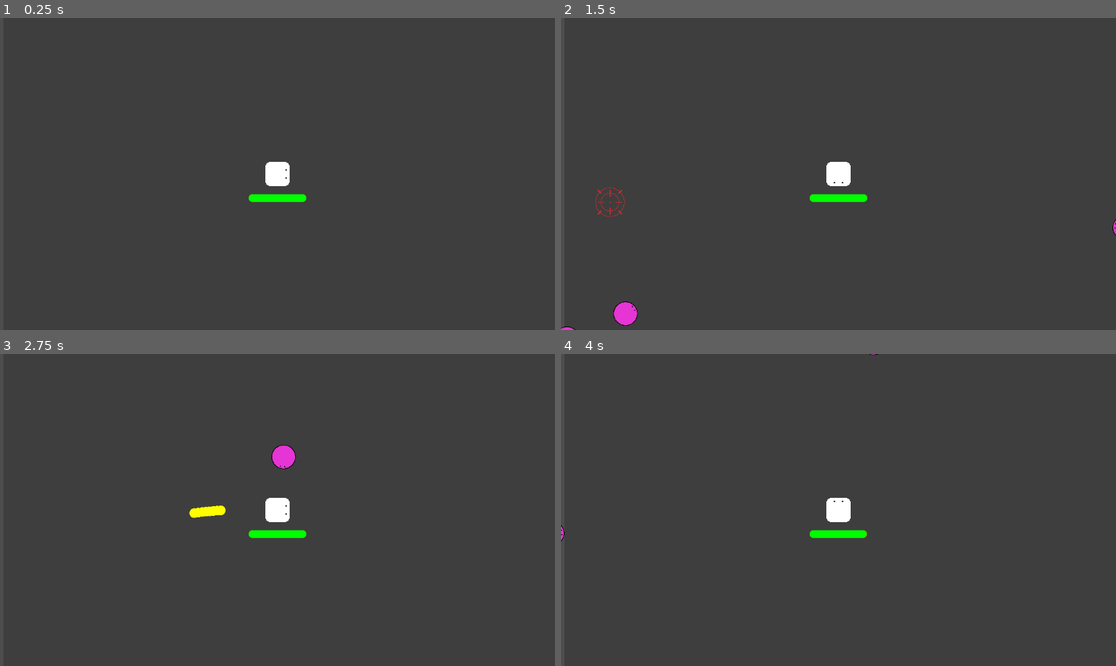
Above: before the commit, frames 1-4 (two rows, left to right).
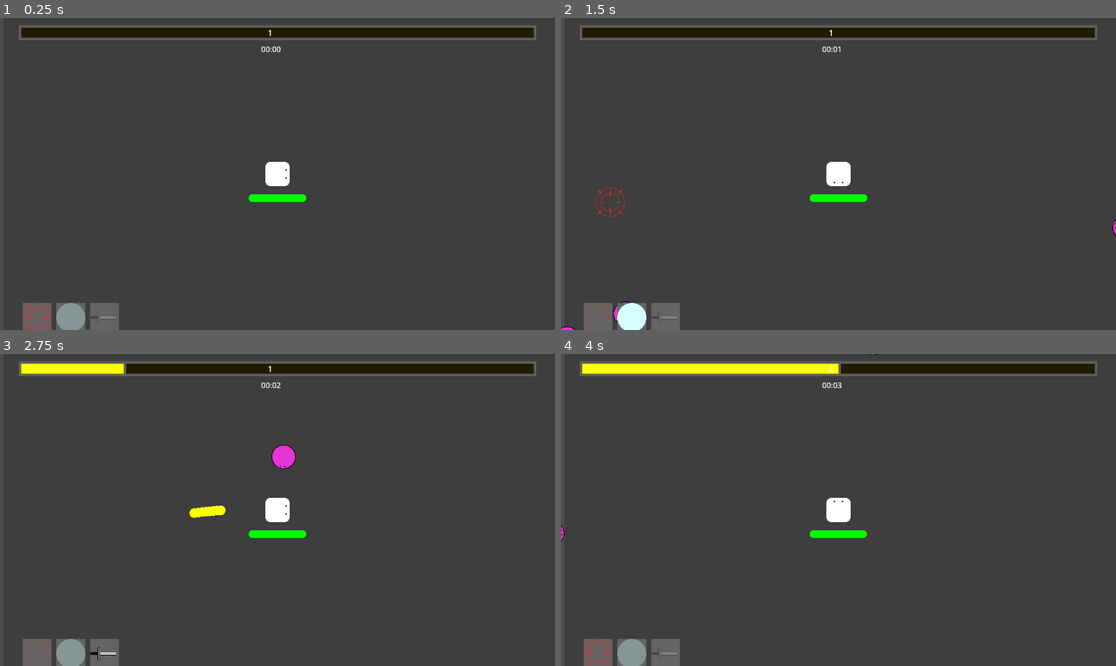
Above: after the commit, the same moments.

Repository: YamatoRyukyu/Unordered
Game: Godot game, scene res://Scenes/survive_game.tscn
Same seed, same stepped clock (60 frames per second), same inputs: the game is played once before the commit and once after it.
Inputs (mouse positions are in pixels of both pictures, inside the frame that each line leads up to):
- Up to frame 1 (0.25 s): no input
- Up to frame 2 (1.5 s): tap Enter at 0.5 s; hold Right (move_right) 0.53-1.28 s; hold Down (move_down) from 1.28 s (still down)
- Up to frame 3 (2.75 s): release Down (move_down) at 2.03 s; hold Right (move_right) from 2.03 s (still down)
- Up to frame 4 (4 s): release Right (move_right) at 2.78 s; hold Up (move_up) 2.78-3.5 s; click (838, 413) at 3.5 s

The runs differ from the first frame. In frame 1, 5.5% of the frame differs, in the area x 3-97%, y 2-100%; in frame 2, 5.5%; in frame 3, 5.6%; in frame 4, 5.6%.

Commit message:
[feature]Add EXP Bar,Timer,Action Slots

Diff:
--- a/Datas/Action_Data.gd
+++ b/Datas/Action_Data.gd
@@ -1,5 +1,6 @@
 extends Resource
 class_name ActionData
 
+@export var icon: Texture2D
 @export var name:String
 @export var action_scene:PackedScene
--- a/Scenes/ActionDatas/Bomb/Bomb.tres
+++ b/Scenes/ActionDatas/Bomb/Bomb.tres
@@ -1,10 +1,12 @@
-[gd_resource type="Resource" script_class="ActionData" load_steps=3 format=3 uid="uid://b6t61bnowwsle"]
+[gd_resource type="Resource" script_class="ActionData" load_steps=4 format=3 uid="uid://b6t61bnowwsle"]
 
 [ext_resource type="PackedScene" uid="uid://c7ip11hfvoh4k" path="res://Scenes/ActionDatas/Bomb/Bomb.tscn" id="1_kybom"]
 [ext_resource type="Script" uid="uid://cqwhybigt83k6" path="res://Datas/Action_Data.gd" id="1_o3sx8"]
+[ext_resource type="Texture2D" uid="uid://bloxfju2tp5w1" path="res://Pictures/sight.png" id="2_baep5"]
 
 [resource]
 script = ExtResource("1_o3sx8")
+icon = ExtResource("2_baep5")
 name = "Bomb"
 action_scene = ExtResource("1_kybom")
 metadata/_custom_type_script = "uid://cqwhybigt83k6"
--- a/Scenes/ActionDatas/Canon/canon.tres
+++ b/Scenes/ActionDatas/Canon/canon.tres
@@ -1,10 +1,12 @@
-[gd_resource type="Resource" script_class="ActionData" load_steps=3 format=3 uid="uid://c8176ogcufrhg"]
+[gd_resource type="Resource" script_class="ActionData" load_steps=4 format=3 uid="uid://c8176ogcufrhg"]
 
 [ext_resource type="Script" uid="uid://cqwhybigt83k6" path="res://Datas/Action_Data.gd" id="1_1rkpc"]
 [ext_resource type="PackedScene" uid="uid://cvhccbakpix24" path="res://Scenes/ActionDatas/Canon/canon.tscn" id="1_wbip4"]
+[ext_resource type="Texture2D" uid="uid://bs1jsdhapimie" path="res://Pictures/canon.png" id="2_sklxk"]
 
 [resource]
 script = ExtResource("1_1rkpc")
+icon = ExtResource("2_sklxk")
 name = "Canon"
 action_scene = ExtResource("1_wbip4")
 metadata/_custom_type_script = "uid://cqwhybigt83k6"
--- a/Scenes/ActionDatas/SwingSword/sword.tres
+++ b/Scenes/ActionDatas/SwingSword/sword.tres
@@ -1,10 +1,12 @@
-[gd_resource type="Resource" script_class="ActionData" load_steps=3 format=3 uid="uid://dw4ro12x1o3kr"]
+[gd_resource type="Resource" script_class="ActionData" load_steps=4 format=3 uid="uid://dw4ro12x1o3kr"]
 
 [ext_resource type="Script" uid="uid://cqwhybigt83k6" path="res://Datas/Action_Data.gd" id="1_hb44a"]
 [ext_resource type="PackedScene" uid="uid://c7q3e3hmm234i" path="res://Scenes/ActionDatas/SwingSword/sword.tscn" id="1_woxiv"]
+[ext_resource type="Texture2D" uid="uid://b4yrvowxye0ed" path="res://Pictures/action_sword.png" id="2_eocst"]
 
 [resource]
 script = ExtResource("1_hb44a")
+icon = ExtResource("2_eocst")
 name = "sword"
 action_scene = ExtResource("1_woxiv")
 metadata/_custom_type_script = "uid://cqwhybigt83k6"
--- a/Scenes/Player/player.gd
+++ b/Scenes/Player/player.gd
@@ -2,6 +2,7 @@
 
 signal health_depleted
 signal call_levelup_ui
+signal exp_update
 
 @export var action_resources: Array[Resource]
 @export var health: float
@@ -24,6 +25,7 @@
 	level =1
 	current_exp =0
 	exp_to_next_level =10
+	_exp_update_signal()
 
 func _physics_process(delta):
 	var direction = Input.get_vector("move_left", "move_right","move_up", "move_down")
@@ -53,13 +55,18 @@
 	level +=1
 	exp_to_next_level =level *10
 
+	_exp_update_signal()
 	call_levelup_ui.emit()
 
 func get_exp():
 	current_exp +=1
+	_exp_update_signal()
 
 	if exp_to_next_level <= current_exp:
 		level_up()
+
+func _exp_update_signal():
+	exp_update.emit(current_exp, exp_to_next_level, level)
 
 func upgrade(upgrade_type: String, upgrade_value:float):
 	buff_multiplier[upgrade_type] *= upgrade_value
--- /dev/null
+++ b/Scenes/action_slot.gd
@@ -0,0 +1,34 @@
+extends Control
+
+var player:Node2D
+@onready var slot: PackedScene = preload("res://Scenes/slot.tscn")
+
+var slot_num:int
+var last_action_index:int
+
+func _ready() -> void:
+	last_action_index =-1
+	player = get_tree().root.get_node("Game/Player")
+	slot_num = player.action_resources.size()
+	set_slot()
+
+func _process(delta: float) -> void:
+	var current_index = player.action_index
+
+	if current_index != last_action_index:
+		var current_slot: CenterContainer =$HBoxContainer.get_child(current_index)
+		current_slot.get_node("Control/Shade").visible = false
+		print(current_slot.get_node("Control/Shade").visible)
+
+		var last_slot: CenterContainer =$HBoxContainer.get_child(last_action_index)
+		last_slot.get_node("Control/Shade").visible =true
+		last_action_index = current_index
+
+func set_slot():
+	for i in range(slot_num):
+		var slot_instance = slot.instantiate()
+		var action_data: ActionData = player.action_resources[i]
+		var texture: Texture2D = action_data.icon
+
+		slot_instance.get_node("Control/Icon").texture = texture
+		$HBoxContainer.add_child(slot_instance)
--- /dev/null
+++ b/Scenes/action_slot.tscn
@@ -0,0 +1,19 @@
+[gd_scene load_steps=2 format=3 uid="uid://eo11qkw78wp1"]
+
+[ext_resource type="Script" uid="uid://d2jcex11scqqt" path="res://Scenes/action_slot.gd" id="1_0hmf7"]
+
+[node name="ActionSlot" type="Control"]
+layout_mode = 3
+anchors_preset = 0
+offset_right = 40.0
+offset_bottom = 40.0
+size_flags_horizontal = 4
+size_flags_vertical = 3
+script = ExtResource("1_0hmf7")
+
+[node name="HBoxContainer" type="HBoxContainer" parent="."]
+layout_mode = 0
+offset_right = 40.0
+offset_bottom = 40.0
+theme_override_constants/separation = 20
+alignment = 1
--- /dev/null
+++ b/Scenes/slot.gd
@@ -0,0 +1,19 @@
+extends CenterContainer
+
+@export var icon_texture: Texture2D
+
+@onready var sprite = $Control/Icon
+@onready var control = $"."
+
+func _ready() -> void:
+	adjust_sprite_to_control()
+
+func adjust_sprite_to_control():
+	if sprite.texture:
+		var control_size = control.size
+		var texture_size = sprite.texture.get_size()
+		var scale_factor = Vector2(
+			control_size.y / texture_size.y,
+			control_size.y / texture_size.y
+		)
+		sprite.scale = scale_factor
--- /dev/null
+++ b/Scenes/slot.tscn
@@ -0,0 +1,32 @@
+[gd_scene load_steps=2 format=3 uid="uid://b5ay4q7amfuco"]
+
+[ext_resource type="Script" uid="uid://3uxuiwyinj47" path="res://Scenes/slot.gd" id="1_luhj6"]
+
+[node name="Slot" type="CenterContainer"]
+custom_minimum_size = Vector2(50, 50)
+offset_right = 60.0
+offset_bottom = 60.0
+size_flags_horizontal = 4
+size_flags_vertical = 4
+script = ExtResource("1_luhj6")
+
+[node name="Control" type="Control" parent="."]
+layout_mode = 2
+
+[node name="ColorRect" type="ColorRect" parent="Control"]
+layout_mode = 0
+offset_left = -30.0
+offset_top = -30.0
+offset_right = 30.0
+offset_bottom = 30.0
+color = Color(0.39308554, 0.3930855, 0.39308548, 1)
+
+[node name="Icon" type="Sprite2D" parent="Control"]
+
+[node name="Shade" type="ColorRect" parent="Control"]
+layout_mode = 0
+offset_left = -30.0
+offset_top = -30.0
+offset_right = 30.0
+offset_bottom = 30.0
+color = Color(0.39215687, 0.39215687, 0.39215687, 0.6862745)
--- a/Scenes/survive_game.gd
+++ b/Scenes/survive_game.gd
@@ -1,9 +1,12 @@
 extends Node2D
+
+var time_count: int
 
 func _ready() -> void:
 	var spawn_span = 0.3
 	%spawn_timer.wait_time = spawn_span
-
+	time_count =0
+	_timer_to_watch()
 
 func spawn_mob():
 	var new_mob = preload("res://Scenes/Mobs/mob.tscn").instantiate()
@@ -20,3 +23,19 @@
 func _on_player_health_depleted() -> void:
 	%GameOver.visible = true
 	get_tree().paused = true
+
+
+func _on_player_exp_update(current:float, next:float, level:float) -> void:
+	%ExpBar.max_value = next
+	%ExpBar.value = current
+	%LevelLabel.text = str(int(level))
+
+
+func _on_play_timer_timeout() -> void:
+	time_count +=1
+	_timer_to_watch()
+
+func _timer_to_watch():
+	var minute = time_count/60
+	var second = time_count%60
+	%TimerLabel.text = str(minute).pad_zeros(2) + ":" + str(second).pad_zeros(2)
--- a/Scenes/survive_game.tscn
+++ b/Scenes/survive_game.tscn
@@ -1,8 +1,9 @@
-[gd_scene load_steps=7 format=3 uid="uid://7iibam0arwit"]
+[gd_scene load_steps=10 format=3 uid="uid://7iibam0arwit"]
 
 [ext_resource type="Script" uid="uid://x82fgm2dlvrh" path="res://Scenes/survive_game.gd" id="1_40q2b"]
 [ext_resource type="PackedScene" uid="uid://wstvskhsbghf" path="res://Scenes/Player/Player.tscn" id="1_74p8y"]
 [ext_resource type="PackedScene" uid="uid://duy05ssb45hrk" path="res://Scenes/HUD/hp_bar.tscn" id="3_40q2b"]
+[ext_resource type="PackedScene" uid="uid://eo11qkw78wp1" path="res://Scenes/action_slot.tscn" id="4_am3ab"]
 [ext_resource type="Script" uid="uid://dv0vjuq65lx2t" path="res://Scenes/exp_manager.gd" id="4_d1rg3"]
 [ext_resource type="PackedScene" uid="uid://cexra37nm8rue" path="res://Scenes/LevelUpUI.tscn" id="5_t1jgj"]
 
@@ -11,6 +12,22 @@
 "points": PackedVector2Array(0, 0, 0, 0, -229.00006, -192.00003, 0, 0, 0, 0, 1456.9227, -183.8282, 0, 0, 0, 0, 1455.0482, 774.72534, 0, 0, 0, 0, -235.5601, 769.82214, 0, 0, 0, 0, -233.6858, -97.207, 0, 0, 0, 0, -229.00006, -192.00003)
 }
 point_count = 6
+
+[sub_resource type="StyleBoxFlat" id="StyleBoxFlat_t1jgj"]
+bg_color = Color(0.12603769, 0.10883663, 0.0075895097, 1)
+border_width_left = 5
+border_width_top = 5
+border_width_right = 5
+border_width_bottom = 5
+border_color = Color(0.37036443, 0.37036452, 0.37036428, 1)
+
+[sub_resource type="StyleBoxFlat" id="StyleBoxFlat_am3ab"]
+bg_color = Color(1, 1, 0, 1)
+border_width_left = 5
+border_width_top = 5
+border_width_right = 5
+border_width_bottom = 5
+border_color = Color(0.36862746, 0.36862746, 0.36862746, 1)
 
 [node name="Game" type="Node2D"]
 script = ExtResource("1_40q2b")
@@ -83,6 +100,56 @@
 
 [node name="HUD" type="CanvasLayer" parent="."]
 
+[node name="ExpBar" type="ProgressBar" parent="HUD"]
+unique_name_in_owner = true
+anchors_preset = 10
+anchor_right = 1.0
+offset_left = 39.0
+offset_top = 15.0
+offset_right = -39.0
+offset_bottom = 46.0
+grow_horizontal = 2
+theme_override_styles/background = SubResource("StyleBoxFlat_t1jgj")
+theme_override_styles/fill = SubResource("StyleBoxFlat_am3ab")
+value = 50.0
+show_percentage = false
+
+[node name="LevelLabel" type="Label" parent="HUD/ExpBar"]
+unique_name_in_owner = true
+layout_mode = 1
+anchors_preset = 8
+anchor_left = 0.5
+anchor_top = 0.5
+anchor_right = 0.5
+anchor_bottom = 0.5
+offset_left = -20.0
+offset_top = -11.5
+offset_right = 20.0
+offset_bottom = 11.5
+grow_horizontal = 2
+grow_vertical = 2
+
+[node name="PlayTimer" type="Timer" parent="HUD"]
+unique_name_in_owner = true
+autostart = true
+
+[node name="TimerLabel" type="Label" parent="HUD"]
+unique_name_in_owner = true
+offset_left = 542.435
+offset_top = 53.0
+offset_right = 582.435
+offset_bottom = 76.0
+size_flags_horizontal = 2
+size_flags_vertical = 10
+text = "xx:xx"
+horizontal_alignment = 1
+
+[node name="ActionSlot" parent="HUD" instance=ExtResource("4_am3ab")]
+offset_left = 52.0
+offset_top = 597.0
+offset_right = 92.0
+offset_bottom = 637.0
+
 [node name="PlayerHBBar" parent="." node_paths=PackedStringArray("target") instance=ExtResource("3_40q2b")]
 z_index = 3
 target = NodePath("../Player")
@@ -92,6 +159,8 @@
 script = ExtResource("4_d1rg3")
 
 [connection signal="call_levelup_ui" from="Player" to="Player/UI/LevelUPUI" method="_on_player_call_levelup_ui"]
+[connection signal="exp_update" from="Player" to="." method="_on_player_exp_update"]
 [connection signal="health_depleted" from="Player" to="." method="_on_player_health_depleted"]
 [connection signal="upgrade_chosen" from="Player/UI/LevelUPUI" to="Player" method="_on_level_upui_upgrade_chosen"]
 [connection signal="timeout" from="spawn_timer" to="." method="_on_timer_timeout"]
+[connection signal="timeout" from="HUD/PlayTimer" to="." method="_on_play_timer_timeout"]
Binary file added: Pictures/canon.png
Not shown, added: Pictures/canon.png.import
Not shown, added: Scenes/action_slot.gd.uid
Not shown, added: Scenes/slot.gd.uid
